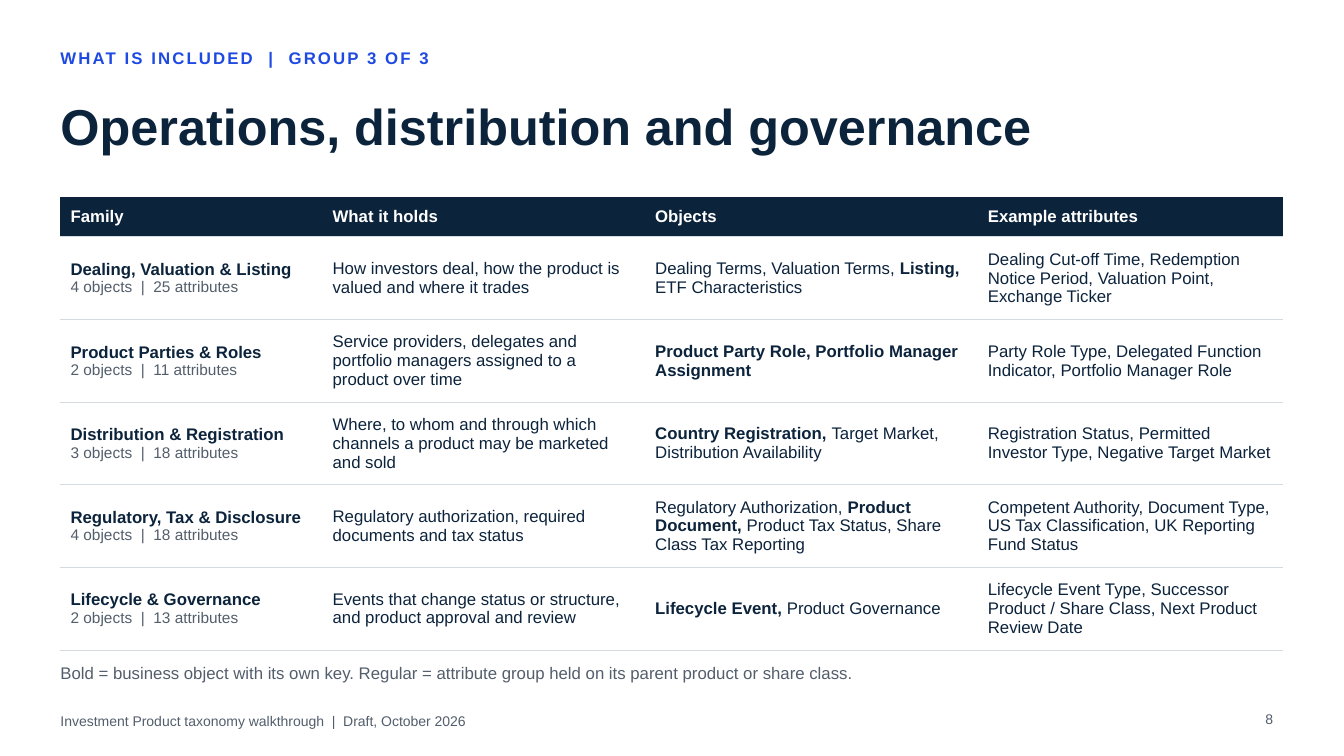
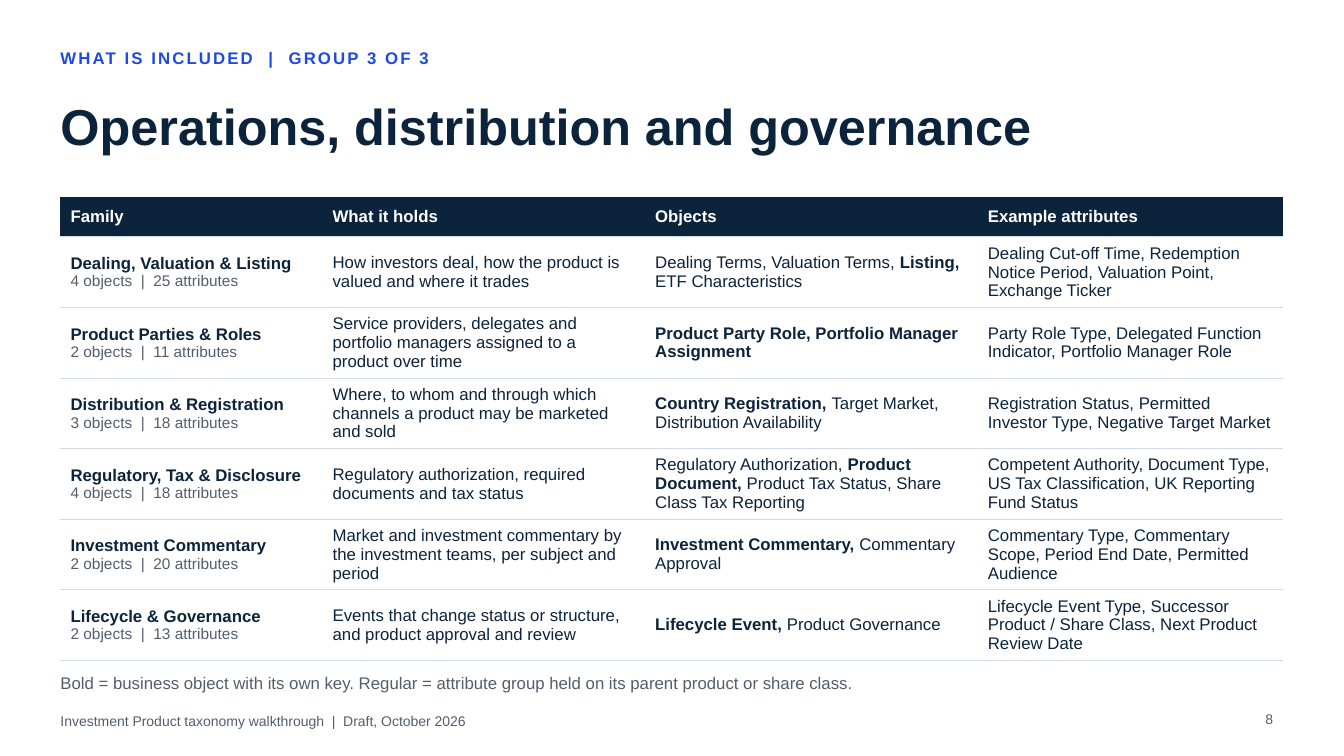
Before and after one commit to jlassetco/amt, a slide deck: slide 8 of Investment_Product_Taxonomy_Walkthrough.pptx. Drawn at 1344x756 pixels with LibreOffice and Linux fonts; fonts in the diff are those of the drawing. Boxes give left, top, right and bottom in pixels: in the first picture for what was removed or moved away, otherwise in the second. Text is boxed around its words. In the diff, an @@ line names an element or a change of style, - is before the commit and + after.

```diff
--- a/Investment_Product_Taxonomy_Walkthrough.pptx
+++ b/Investment_Product_Taxonomy_Walkthrough.pptx
@@ table at box(60, 197, 1284, 653) @@
+row 6: Investment Commentary / 2 objects | 20 attributes | Market and investment commentary by the investment teams, per subject and period | Investment Commentary, Commentary Approval | Commentary Type, Commentary Scope, Period End Date, Permitted Audience
@@ text "Bold = business object with ...": place and size @@
-text "Bold = business object with ..." at box(60, 667, 852, 683)
+text "Bold = business object with ..." at box(60, 677, 852, 693)
```
Also in this commit, not shown: 10 other slides changed, 1 other file.
